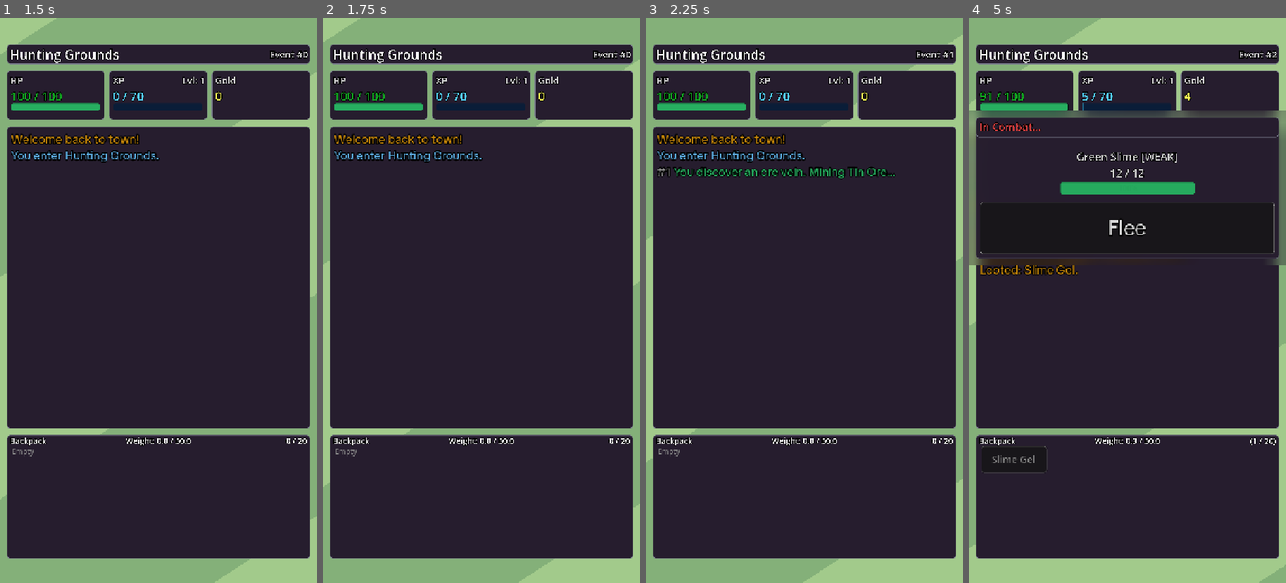
Above: before the commit, frames 1-4 (left to right).
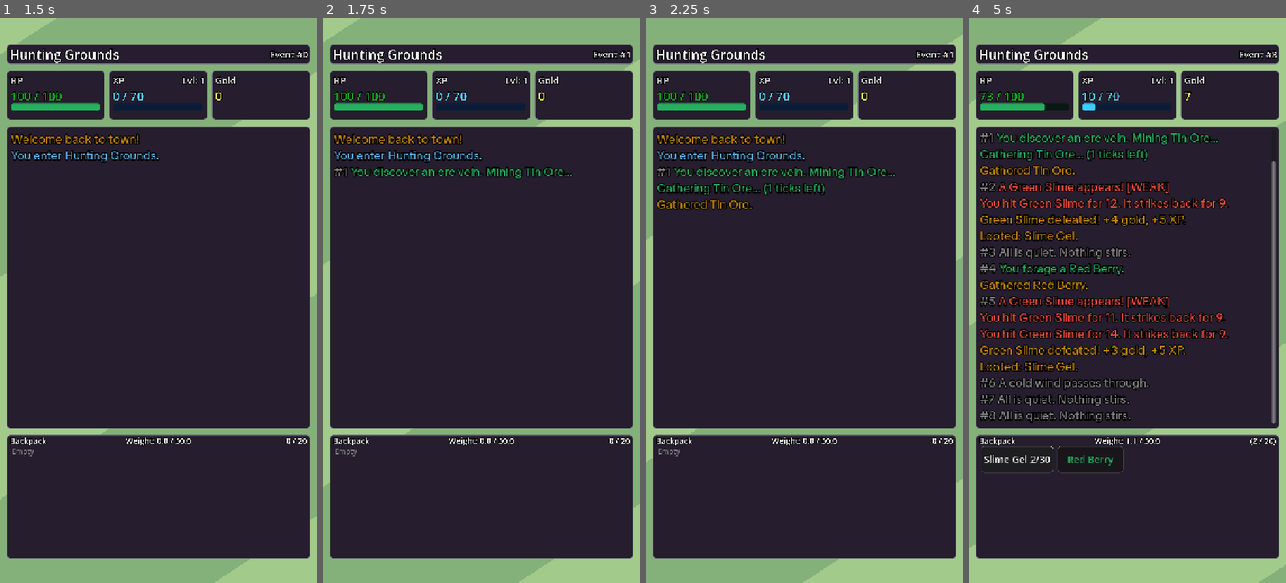
Above: after the commit, the same moments.

Repository: Nano95/project_RUNES
Game: Godot game, scene res://Scenes/Main.tscn
The game is run twice, just before and just after one commit, with the same random seed, the same clock (stepped at 60 frames per second) and the same inputs.
Inputs (mouse positions are in pixels of both pictures, inside the frame that each line leads up to):
- Up to frame 1 (1.5 s): click "Choose Area" at 0.5 s; click "Hunting Grounds" at 1.25 s
- Up to frame 2 (1.75 s): no input
- Up to frame 3 (2.25 s): move the mouse to (874, 272) at 2.02 s; click (874, 272) at 2.17 s
- Up to frame 4 (5 s): click (1013, 458) at 2.75 s, where only the run after the commit has a clickable "Slime Gel"; click (1083, 458) at 3.5 s, where only the run after the commit has a clickable "Red Berry"; click (1016, 458) at 4.25 s, where only the run after the commit has a clickable "Slime Gel 2/30"

Frame 1 is identical in both runs. In frame 2, 0.8% of the frame differs, in the area x 3-98%, y 5-29%; in frame 3, 1.0%; in frame 4, 17%, in the area x 0-100%, y 6-81%.

Commit message:
Checkpoint logic has changed. showing inventory simulatenously

Diff:
--- a/Scenes/MainController.tscn
+++ b/Scenes/MainController.tscn
@@ -21,6 +21,7 @@
 [ext_resource type="Script" uid="uid://dweasp2efehkt" path="res://Scripts/EquipmentModal.gd" id="16_ds30n"]
 [ext_resource type="Theme" uid="uid://3dmu3g4p1u1e" path="res://Resources/Themes/MainTheme.tres" id="17_g72ry"]
 [ext_resource type="Script" uid="uid://cgaotmic06nj0" path="res://Scripts/BlacksmithDisplay.gd" id="17_shy7a"]
+[ext_resource type="Script" uid="uid://drl0whro730mg" path="res://Scripts/CheckpointOverlay.gd" id="18_cssra"]
 [ext_resource type="Theme" uid="uid://d1wjrpj8qrv17" path="res://Resources/Themes/Subtheme_Panel.tres" id="19_shy7a"]
 [ext_resource type="Script" uid="uid://cbw7r5lrmqf02" path="res://Scripts/ChestSystem.gd" id="20_7kxyy"]
 [ext_resource type="Script" uid="uid://b37mlyqlp46f3" path="res://Scripts/LevelSystem.gd" id="22_3jiro"]
@@ -105,6 +106,12 @@
 shader = ExtResource("10_gpdd1")
 shader_parameter/lod = 3.0000001425
 
+[sub_resource type="ShaderMaterial" id="ShaderMaterial_tcxn3"]
+resource_local_to_scene = true
+shader = ExtResource("7_108yi")
+shader_parameter/time = 4.750000002218258e-07
+shader_parameter/activate = false
+
 [sub_resource type="ShaderMaterial" id="ShaderMaterial_1q78x"]
 resource_local_to_scene = true
 shader = ExtResource("7_108yi")
@@ -363,7 +370,7 @@
 tickTimer = NodePath("TickTimer")
 eventLog = NodePath("UIController/MarginContainer/VBoxContainer/EventLogPanel/EventLog")
 
-[node name="UIController" type="Control" parent="." unique_i …(272 unchanged characters)… merchantDisplay", "blacksmithDisplay", "areaSystem", "adventuringRow", "inventoryPanel", "continueButton", "retreatButton")]
+[node name="UIController" type="Control" parent="." unique_i …(272 unchanged characters)… merchantDisplay", "blacksmithDisplay", "checkPointDisplay", "areaSystem", "adventuringRow", "inventoryPanel", "continueButton", "retreatButton")]
 layout_mode = 1
 anchors_preset = 15
 anchor_right = 1.0
@@ -386,11 +393,12 @@
 equipmentDisplay = NodePath("EquipmentModal")
 merchantDisplay = NodePath("MerchantContainer")
 blacksmithDisplay = NodePath("BlacksmithContainer")
+checkPointDisplay = NodePath("CheckpointOverlay")
 areaSystem = NodePath("../AreaSystem")
 adventuringRow = NodePath("MarginContainer/VBoxContainer/AdventuringRow")
 inventoryPanel = NodePath("MarginContainer/VBoxContainer/AdventuringRow/BackpackDisplay")
-continueButton = NodePath("MarginContainer/VBoxContainer/AdventuringRow/Continue")
-retreatButton = NodePath("MarginContainer/VBoxContainer/AdventuringRow/Retreat")
+continueButton = NodePath("")
+retreatButton = NodePath("")
 
 [node name="MarginContainer" type="MarginContainer" parent="UIController" unique_id=709362305]
 layout_mode = 0
@@ -843,26 +851,116 @@
 theme_override_constants/h_separation = 9
 theme_override_constants/v_separation = 12
 
-[node name="Continue" type="Button" parent="UIController/MarginContainer/VBoxContainer/AdventuringRow" unique_id=1247342207]
+[node name="CheckpointOverlay" type="ColorRect" parent="UIController" unique_id=428981134 node_paths=PackedStringArray("descLabel", "continueButton", "retreatButton", "eventLogPanel", "areaSystem")]
 visible = false
+material = SubResource("ShaderMaterial_ds30n")
+layout_mode = 1
+anchors_preset = 15
+anchor_right = 1.0
+anchor_bottom = 1.0
+offset_top = 227.0
+offset_bottom = -815.0
+grow_horizontal = 2
+grow_vertical = 2
+script = ExtResource("18_cssra")
+descLabel = NodePath("MonsterBattlePanel/TitlePanel/Description")
+continueButton = NodePath("MonsterBattlePanel/HBoxContainer/Continue")
+retreatButton = NodePath("MonsterBattlePanel/HBoxContainer/Retreat")
+eventLogPanel = NodePath("../MarginContainer/VBoxContainer/EventLogPanel")
+areaSystem = NodePath("../../AreaSystem")
+
+[node name="MonsterBattlePanel" type="Panel" parent="UIController/CheckpointOverlay" unique_id=415730517]
+layout_mode = 1
+anchors_preset = 8
+anchor_left = 0.5
+anchor_top = 0.5
+anchor_right = 0.5
+anchor_bottom = 0.5
+offset_left = -345.0
+offset_top = -110.0
+offset_right = 345.0
+offset_bottom = 110.0
+grow_horizontal = 2
+grow_vertical = 2
+size_flags_stretch_ratio = 0.0
+theme = ExtResource("17_g72ry")
+
+[node name="TitlePanel" type="Panel" parent="UIController/CheckpointOverlay/MonsterBattlePanel" unique_id=974377931]
+layout_mode = 0
+offset_right = 690.0
+offset_bottom = 45.0
+theme = ExtResource("17_g72ry")
+
+[node name="Title2" parent="UIController/CheckpointOverlay/MonsterBattlePanel/TitlePanel" unique_id=2133995629 instance=ExtResource("6_prt4a")]
+material = SubResource("ShaderMaterial_tcxn3")
+layout_mode = 1
+anchors_preset = 10
+anchor_right = 1.0
+offset_left = 9.0
+offset_right = 1043.0
+offset_bottom = 140.0
+grow_horizontal = 2
+theme_override_constants/outline_size = 20
+theme_override_font_sizes/font_size = 80
+text = "Checkpoint Reached!"
+vertical_alignment = 1
+
+[node name="Description" type="RichTextLabel" parent="UIController/CheckpointOverlay/MonsterBattlePanel/TitlePanel" unique_id=1926443337]
+self_modulate = Color(0.7882353, 0.7882353, 0.7882353, 1)
+layout_mode = 1
+anchors_preset = 15
+anchor_right = 1.0
+anchor_bottom = 1.0
+offset_left = 8.0
+offset_top = 39.0
+offset_right = -8.0
+offset_bottom = 46.0
+grow_horizontal = 2
+grow_vertical = 2
+mouse_filter = 2
+theme_override_constants/outline_size = 10
+theme_override_fonts/normal_font = ExtResource("3_dajxx")
+theme_override_font_sizes/normal_font_size = 28
+theme_override_font_sizes/bold_italics_font_size = 22
+theme_override_font_sizes/italics_font_size = 22
+bbcode_enabled = true
+text = "How [wave amp=8 freq=3]far[/wave] is far enough"
+scroll_following = true
+horizontal_alignment = 1
+vertical_alignment = 1
+
+[node name="HBoxContainer" type="HBoxContainer" parent="UIController/CheckpointOverlay/MonsterBattlePanel" unique_id=406963622]
+layout_mode = 1
+anchors_preset = 12
+anchor_top = 1.0
+anchor_right = 1.0
+anchor_bottom = 1.0
+offset_left = 10.0
+offset_top = -129.0
+offset_right = -11.0
+offset_bottom = -11.0
+grow_horizontal = 2
+grow_vertical = 0
+theme_override_constants/separation = 10
+
+[node name="Continue" type="Button" parent="UIController/CheckpointOverlay/MonsterBattlePanel/HBoxContainer" unique_id=257122894]
 layout_mode = 2
 size_flags_horizontal = 3
 size_flags_vertical = 3
 size_flags_stretch_ratio = 0.4
 theme_override_constants/outline_size = 10
 theme_override_fonts/font = ExtResource("3_dajxx")
-theme_override_font_sizes/font_size = 32
+theme_override_font_sizes/font_size = 48
 text = "Continue"
 
-[node name="Retreat" type="Button" parent="UIController/MarginContainer/VBoxContainer/AdventuringRow" unique_id=1074962399]
-visible = false
+[node name="Retreat" type="Button" parent="UIController/CheckpointOverlay/MonsterBattlePanel/HBoxContainer" unique_id=765722737]
 layout_mode = 2
 size_flags_horizontal = 3
 size_flags_vertical = 3
 size_flags_stretch_ratio = 0.4
 theme_override_constants/outline_size = 10
 theme_override_fonts/font = ExtResource("3_dajxx")
-theme_override_font_sizes/font_size = 32
+theme_override_font_sizes/font_size = 48
 text = "Retreat"
 
 [node name="ItemActionContainer" type="ColorRect" parent="UIController" unique_id=1469258999 node_paths=PackedStringArray("itemNameLabel", "equipButton", "dropButton", "cancelButton", "inventorySystem")]
@@ -872,6 +970,8 @@
 anchors_preset = 15
 anchor_right = 1.0
 anchor_bottom = 1.0
+offset_top = 493.0
+offset_bottom = -228.0
 grow_horizontal = 2
 grow_vertical = 2
 script = ExtResource("10_ftth8")
@@ -889,9 +989,9 @@
 anchor_right = 0.5
 anchor_bottom = 0.5
 offset_left = -345.0
-offset_top = -366.5
+offset_top = -257.5
 offset_right = 345.0
-offset_bottom = 366.5
+offset_bottom = 253.5
 grow_horizontal = 2
 grow_vertical = 2
 size_flags_stretch_ratio = 0.0
@@ -1790,6 +1890,7 @@
 text = "Close"
 
 [node name="StorageModal" type="ColorRect" parent="UIController" unique_id=700632207 node_paths=PackedStringArray("back …(218 unchanged characters)…
+visible = false
 material = SubResource("ShaderMaterial_ds30n")
 layout_mode = 1
 anchors_preset = 15
@@ -2650,7 +2751,6 @@
 theme_override_font_sizes/font_size = 80
 text = "In Combat..."
 vertical_alignment = 1
-script = ExtResource("14_6iwwj")
 
 [node name="MonsterName" parent="UIController/MonsterBattleOverlay/MonsterBattlePanel" unique_id=163336450 instance=ExtResource("6_prt4a")]
 self_modulate = Color(0.85, 0.85, 0.85, 1)
--- /dev/null
+++ b/Scripts/CheckpointOverlay.gd
@@ -0,0 +1,47 @@
+extends ColorRect
+class_name CheckpointOverlay
+
+@export var descLabel: RichTextLabel
+@export var continueButton: Button
+@export var retreatButton: Button
+@export var eventLogPanel: Panel
+@export var areaSystem: AreaSystem
+
+const CHECKPOINT_MESSAGES = [
+	"Push your [shake rate=15 level=3]luck[/shake], or [wave amp=10 freq=2]live[/wave] to fight another day.",
+	"The world holds its [shake rate=10 level=2]breath[/shake].",
+	"How [wave amp=8 freq=3]far[/wave] is far enough?",
+	"[shake rate=20 level=5]Danger[/shake] grows with every step forward.",
+	"Your loot is [color=#27ae60]safe[/color] in town. Your [shake rate=25 level=6]life[/shake] is not.",
+]
+
+func _ready() -> void:
+	GameEvents.checkpointReached.connect(onCheckpointReached)
+	continueButton.pressed.connect(onContinuePressed)
+	retreatButton.pressed.connect(onRetreatPressed)
+	hide()
+
+func onOpen() -> void:
+	position.y = eventLogPanel.position.y
+	Utils.animate_modal_entry(self)
+	show()
+
+func onHide() -> void:
+	Utils.animate_modal_exit(self)
+	hide()
+
+func onCheckpointReached() -> void:
+	descLabel.bbcode_enabled = true
+	descLabel.text = CHECKPOINT_MESSAGES[randi() % CHECKPOINT_MESSAGES.size()]
+	onOpen()
+
+func onContinuePressed() -> void:
+	Utils.animateButtonPress(continueButton)
+	onHide()
+	GameEvents.checkpointContinued.emit()
+	GameEvents.eventLogged.emit("You press deeper...", "system", false)
+
+func onRetreatPressed() -> void:
+	Utils.animateButtonPress(retreatButton)
+	onHide()
+	areaSystem.exitArea()
--- a/Scripts/InventoryDisplay.gd
+++ b/Scripts/InventoryDisplay.gd
@@ -27,6 +27,7 @@
 	refreshWeight()
 
 func refresh() -> void:
+	print(" -- refresh bp happening")
 	for child in itemFlow.get_children():
 		child.queue_free()
 
@@ -52,9 +53,8 @@
 		btn.add_theme_color_override("font_color", color)
 		btn.add_theme_font_size_override("font_size", 22)
 		btn.custom_minimum_size = Vector2(150,60)
-		if (entry["type"] == "potion"):
-			btn.button_up.connect(onItemButtonUp.bind(entry["name"], entry["type"]))
 		btn.button_down.connect(onItemButtonDown.bind(entry["name"]))
+		btn.button_up.connect(onItemButtonUp.bind(entry["name"], entry["type"]))
 		itemFlow.add_child(btn)
 
 	spacesLabel.text = "(%d / %d)" % [main.game_data.backpack.size(), main.game_data.backpackMax]
@@ -68,9 +68,9 @@
 func getColorForType(itemType: String) -> Color:
 	match itemType:
 		"equipment":  return Color("#e74c3c")
-		"part":       return Color("#888888")
+		"part":       return Color("82b6bfff")
 		"forageable": return Color("#27ae60")
-		"ore":        return Color("#aaaaaa")
+		"ore":        return Color("a5997eff")
 		"potion":     return Color("#8e44ad")
 		_:            return Color("#cccccc")
 
--- a/Scripts/InventorySystem.gd
+++ b/Scripts/InventorySystem.gd
@@ -25,7 +25,6 @@
 
 # ── BACKPACK ─────────────────────────────────────────────
 func addToBackpack(itemName: String, qty: int = 1) -> bool:
-
 	var item = ItemRegistry.getItem(itemName)
 	if not item:
 		return false
--- a/Scripts/MainController.gd
+++ b/Scripts/MainController.gd
@@ -11,7 +11,7 @@
 func _ready() -> void:
 	main = Utils.get_main()
 	GameEvents.eventLogged.connect(_on_event_logged)
-	tickTimer.wait_time = 1.0
+	tickTimer.wait_time = .3
 	tickTimer.timeout.connect(onTick)
 	tickTimer.start()
 	GameEvents.eventLogged.emit("Welcome back to town!", "town", false)
--- a/Scripts/RecipeRegistry.gd
+++ b/Scripts/RecipeRegistry.gd
@@ -9,7 +9,7 @@
 		_make("Health Potion",      {"Wild Herb": 3, "Red Berry": 2, "Frog Leg": 1},     "Health Potion",      "heal",      30),
 		_make("Twilight Potion",    {"Gloomcap": 1, "Red Berry": 1, "Wild Herb": 1},     "Twilight Potion",    "heal",      70),
 		_make("Strength Brew",      {"Wild Herb": 2, "Orc Tooth": 1},                    "Strength Brew",      "strength",  5),
-		_make("Swiftness Tonic",    {"Wolf Fang": 1, "Bloodroot": 2},                    "Swiftness Tonic",    "swiftness", 0),
+		_make("Swiftness Tonic",    {"Creature Fang": 1, "Bloodroot": 2},                    "Swiftness Tonic",    "swiftness", 0),
 		_make("Time Potion",        {"Bat Wing": 3, "Bloodroot": 1, "Red Berry": 1},     "Time Potion",        "time",      0),
 		_make("Minor Battle Potion", {"Rat Fur": 2, "Wild Herb": 1},          "Minor Battle Potion", "battle", 3),
 		_make("Battle Potion",       {"Slime Gel": 1, "Bloodroot": 2},         "Battle Potion",       "battle", 6),
--- a/Scripts/StorageDisplay.gd
+++ b/Scripts/StorageDisplay.gd
@@ -226,11 +226,17 @@
 func _getStacked(items: Array) -> Array[Dictionary]:
 	var result: Array[Dictionary] = []
 	for stack in items:
+		var itemName = stack.get("name", "")
+		var item = ItemRegistry.getItem(itemName)
+		if not item:
+			# Skip unknown items gracefully
+			push_warning("Unknown item in chest: %s" % itemName)
+			continue
 		result.append({
-			"name": stack["name"],
-			"qty": stack["qty"],
-			"type": ItemRegistry.getType(stack["name"]),
-			"cap": ItemRegistry.getStackCap(stack["name"])
+			"name": itemName,
+			"qty": stack.get("qty", 1),
+			"type": item.itemType,
+			"cap": ItemRegistry.getStackCap(itemName)
 		})
 	return result
 
--- a/Scripts/UIController.gd
+++ b/Scripts/UIController.gd
@@ -16,6 +16,7 @@
 @export var equipmentDisplay:EquipmentDisplay
 @export var merchantDisplay: MerchantDisplay
 @export var blacksmithDisplay: BlacksmithDisplay
+@export var checkPointDisplay: CheckpointOverlay
 @export var areaSystem: AreaSystem
 @export var adventuringRow: HBoxContainer
 @export var inventoryPanel: Panel
@@ -32,8 +33,6 @@
 	GameEvents.areaUnlocked.connect(onAreaUnlocked)
 	GameEvents.checkpointReached.connect(showCheckpoint)
 	chooseAreaButton.pressed.connect(onChooseAreaPressed)
-	continueButton.pressed.connect(onContinuePressed)
-	retreatButton.pressed.connect(onRetreatPressed)
 	storageButton.pressed.connect(showDisplay)
 	brewButton.pressed.connect(showAlchemy)
 	armoryButton.pressed.connect(showArmory)
@@ -61,14 +60,9 @@
 	mainActionRow.hide()
 	areaSelectRow.hide()
 	adventuringRow.show()
-	inventoryPanel.visible = false
-	continueButton.visible = true
-	retreatButton.visible = true
 
 func showInventory() -> void:
 	inventoryPanel.visible = true
-	continueButton.visible = false
-	retreatButton.visible = false
 
 func showDisplay() -> void:
 	Utils.animateButtonPress(storageButton)
Not shown, added: Scripts/CheckpointOverlay.gd.uid
